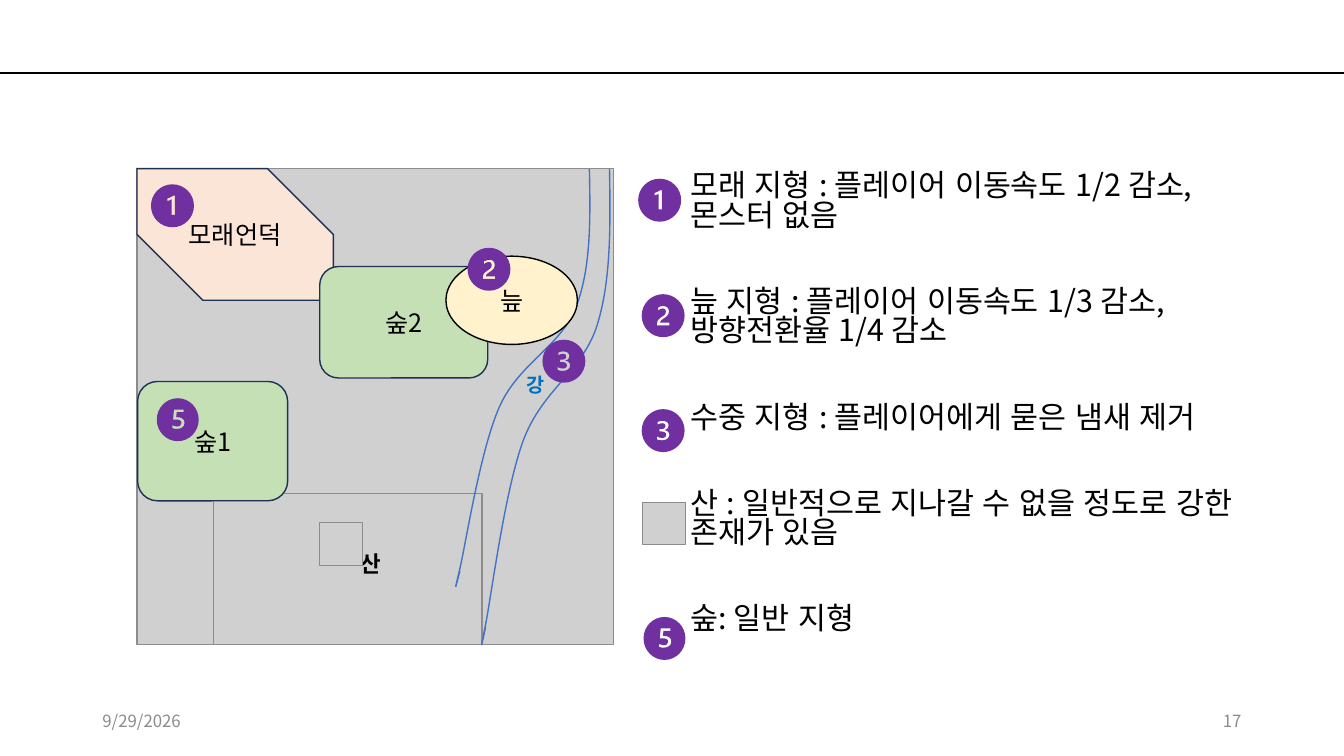
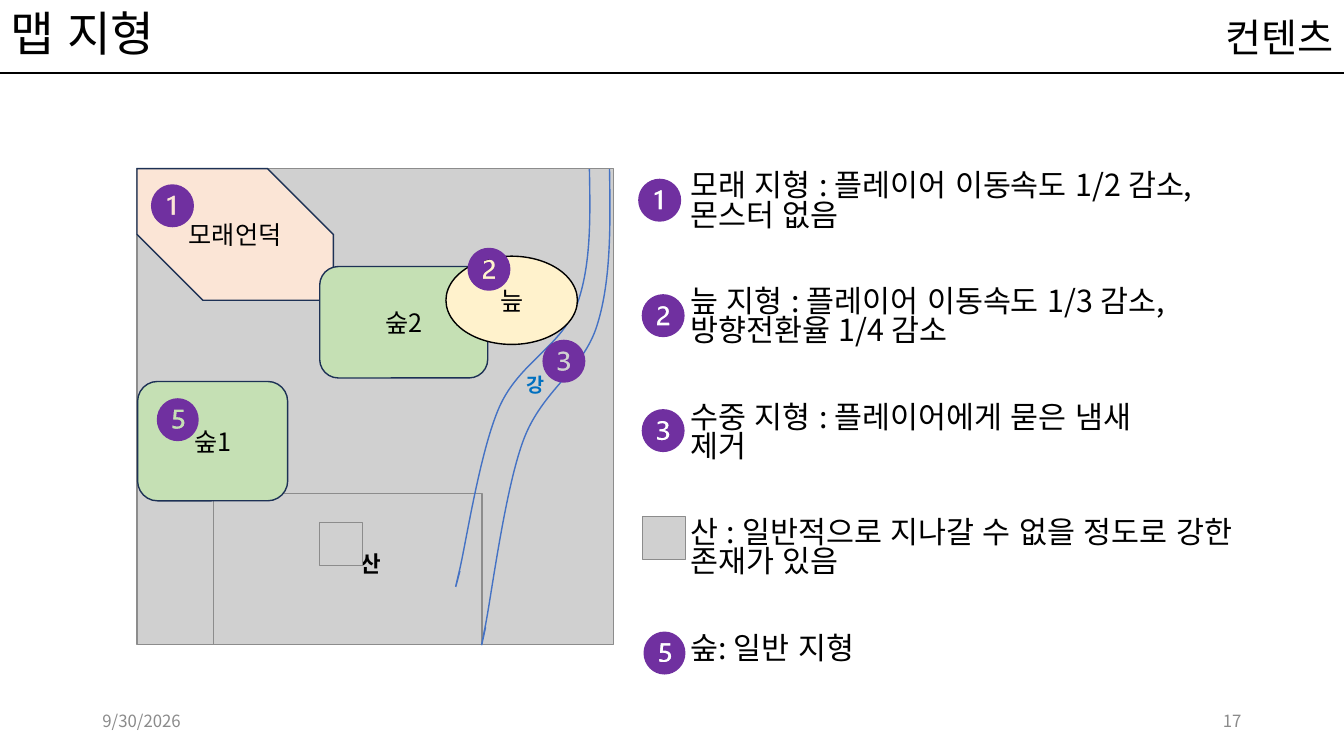
Before and after one commit to kwakyerin/2026_Graduation_Project, a slide deck: slide 17 of documents/HyunahKwon/design/designing/for_teammates/배트와 달트_기획서.pptx. Drawn at 1344x756 pixels with LibreOffice and Linux fonts; fonts in the diff are those of the drawing; grey boxes stand for pictures. Boxes give left, top, right and bottom in pixels: in the first picture for what was removed or moved away, otherwise in the second. Text is boxed around its words. In the diff, an @@ line names an element or a change of style, - is before the commit and + after.

```diff
--- a/documents/HyunahKwon/design/designing/for_teammates/배트와 달트_기획서.pptx
+++ b/documents/HyunahKwon/design/designing/for_teammates/배트와 달트_기획서.pptx
@@ title added at (x1=10, y1=11, x2=155, y2=55), 34 pt, text #000000 @@
+맵 지형
@@ text added at (x1=1226, y1=19, x2=1334, y2=55), 28 pt, text #000000 @@
+컨텐츠
@@ text "모래 지형 : 플레이어 이동속도 ..." rewrapped from (x1=690, y1=170, x2=1232, y2=632) to (x1=690, y1=170, x2=1232, y2=662) @@
@@ picture moved from (x1=643, y1=502, x2=686, y2=544) to (x1=643, y1=517, x2=686, y2=560) @@
@@ freeform shape moved from (x1=643, y1=617, x2=686, y2=660) to (x1=643, y1=632, x2=686, y2=676) @@
@@ text at (x1=102, y1=714, x2=180, y2=730): text changed @@
-9/29/2026
+9/30/2026
```
Also in this commit, not shown: 34 other slides changed, 1 slide removed, 3 other files.
